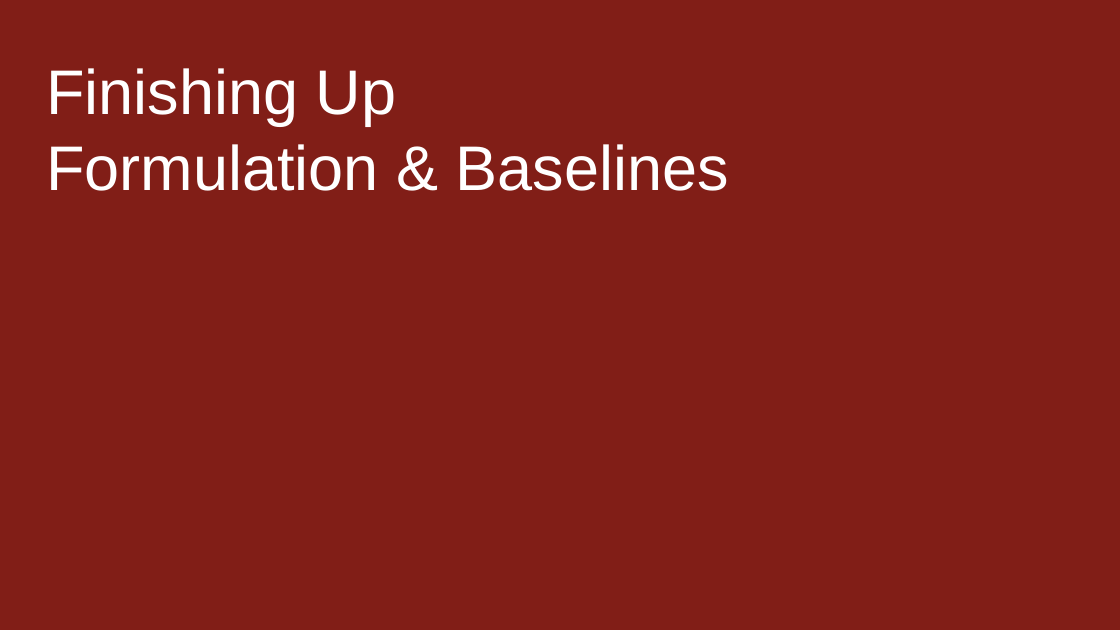
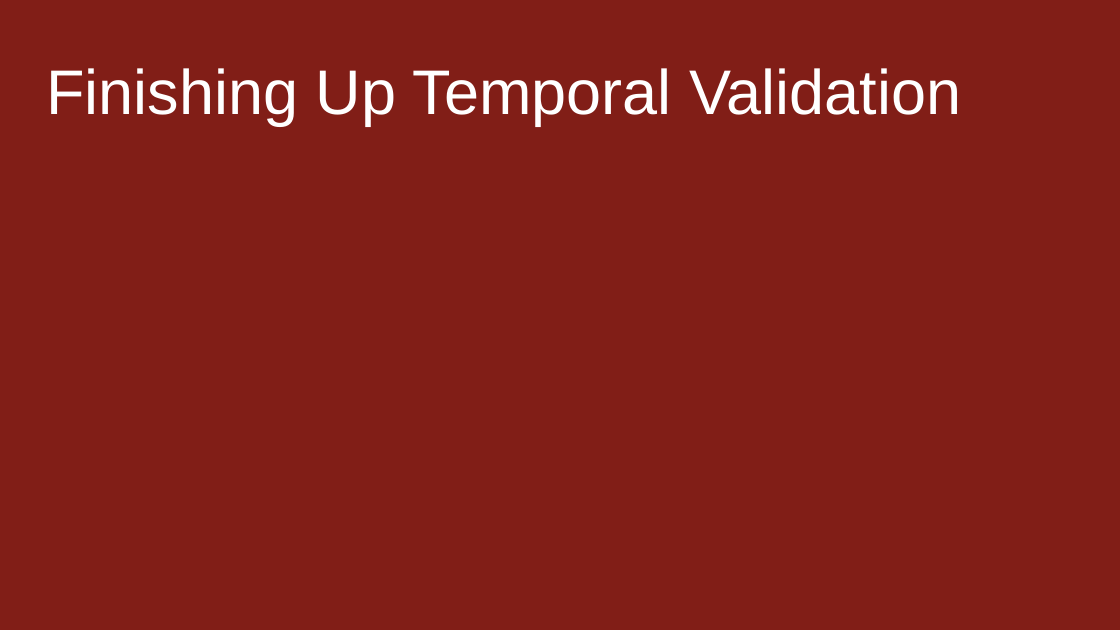
Before and after one commit to dssg/MLinPractice, a slide deck: slide 3 of Lectures/Lecture8-Machine-Learning-Pipelines.pptx. Drawn at 1120x630 pixels with LibreOffice and Linux fonts; fonts in the diff are those of the drawing. Boxes give left, top, right and bottom in pixels: in the first picture for what was removed or moved away, otherwise in the second. Text is boxed around its words. In the diff, an @@ line names an element or a change of style, - is before the commit and + after.

```diff
--- a/Lectures/Lecture8-Machine-Learning-Pipelines.pptx
+++ b/Lectures/Lecture8-Machine-Learning-Pipelines.pptx
@@ text at (46, 68, 961, 126): text changed @@
-Finishing Up
-Formulation & Baselines
+Finishing Up Temporal Validation
```
Also in this commit, not shown: 3 other slides changed, 4 slides added, 10 slides removed.
